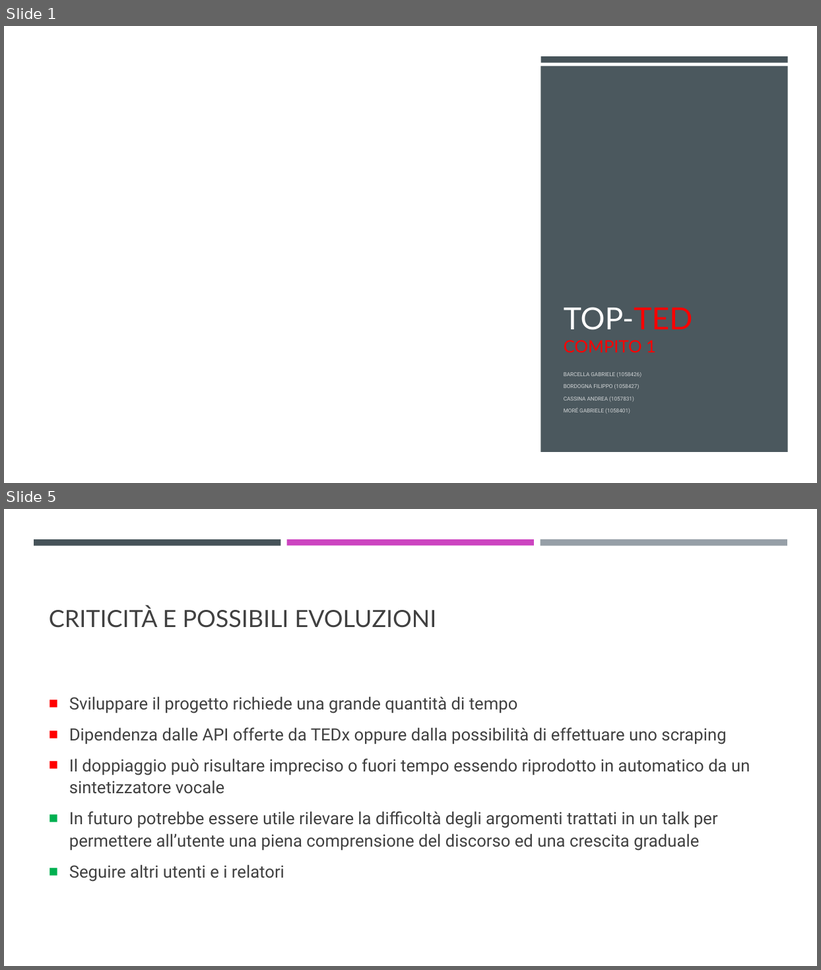
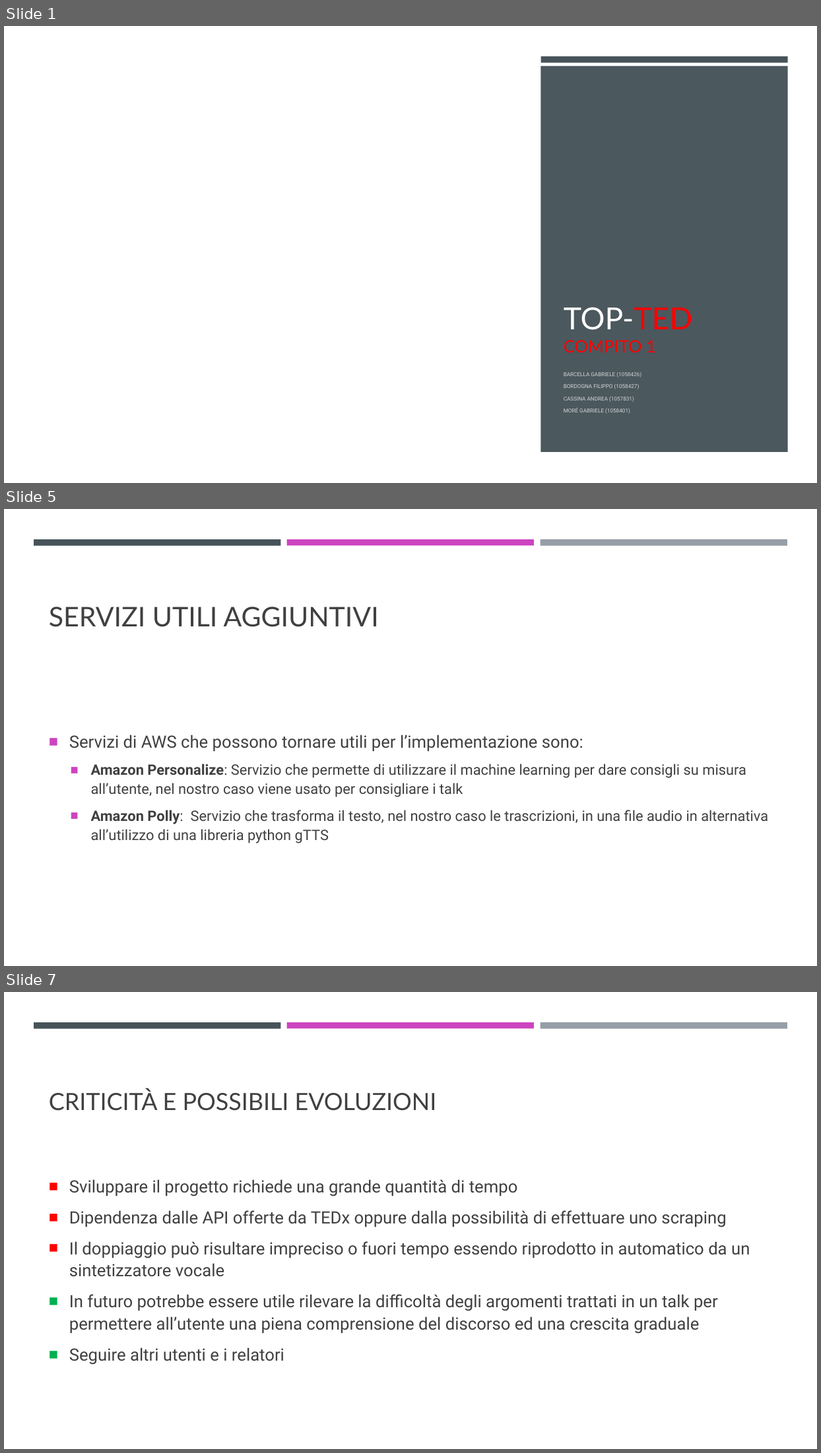
Before and after one commit to FilippoBordogna/TCM-Barcella-Bordogna-Cassina-More, a slide deck: Materiale/Presentazioni/PPOINT/Presentazione1.pptx. Shown one above the other, each under a label of ours: slides 1 and 5 before the commit, slides 1, 5 and 7 after it; the slides between them are not shown. The pictures are 821x970 and 821x1453 pixels, drawn with LibreOffice and Linux fonts; fonts in the diff are those of the drawing; background and template pictures are left out. Boxes give left, top, right and bottom in pixels: in the first picture for what was removed or moved away, otherwise in the second. Text is boxed around its words. In the diff, an @@ line names an element or a change of style, - is before the commit and + after.

```diff
--- a/Materiale/Presentazioni/PPOINT/Presentazione1.pptx
+++ b/Materiale/Presentazioni/PPOINT/Presentazione1.pptx
@@ slide 5 added at <box>4,509,817,966</box>, background #FFFFFF; not listed: 3 template elements that a slide beside it also shows @@
@@ title added at <box>49,607,379,627</box>, 32 pt, text #404040 @@
+SERVIZI UTILI AGGIUNTIVI
@@ text added at <box>69,735,768,844</box>, 17 pt, text #404040 @@
+■ Servizi di AWS che possono tornare utili per l’implementazione sono:
+  ■ Amazon Personalize: Servizio che permette di utilizzare il machine learning per dare consigli su misura all’utente, nel nostro caso viene usato per consigliare i talk
+  ■ Amazon Polly: Servizio che trasforma il testo, nel nostro caso le trascrizioni, in una file audio in alternativa all’utilizzo di una libreria python gTTS
@@ what was slide 5 is now slide 7 @@
```
Also in this commit, not shown: 4 slides changed, 1 other slide added, 2 other files.
